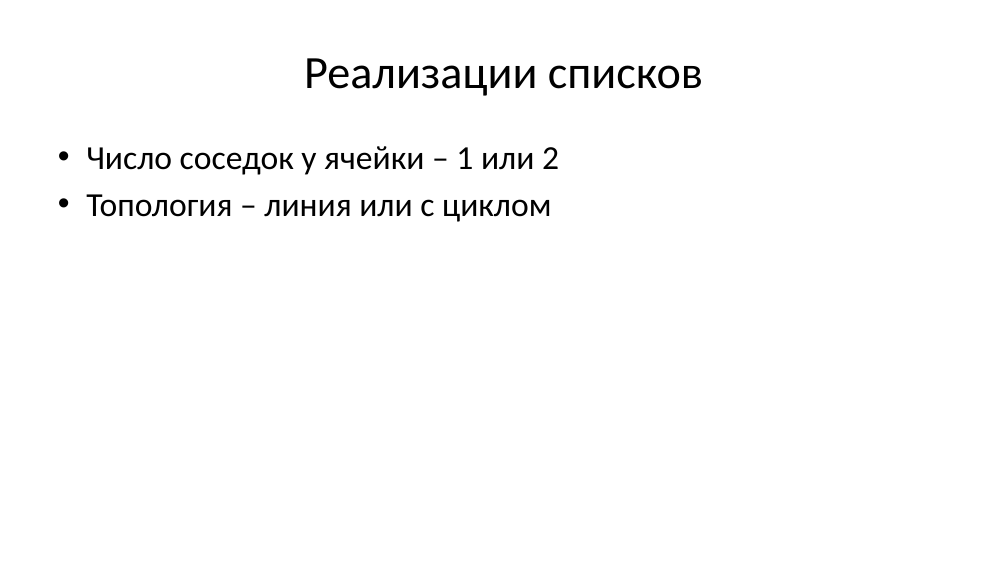
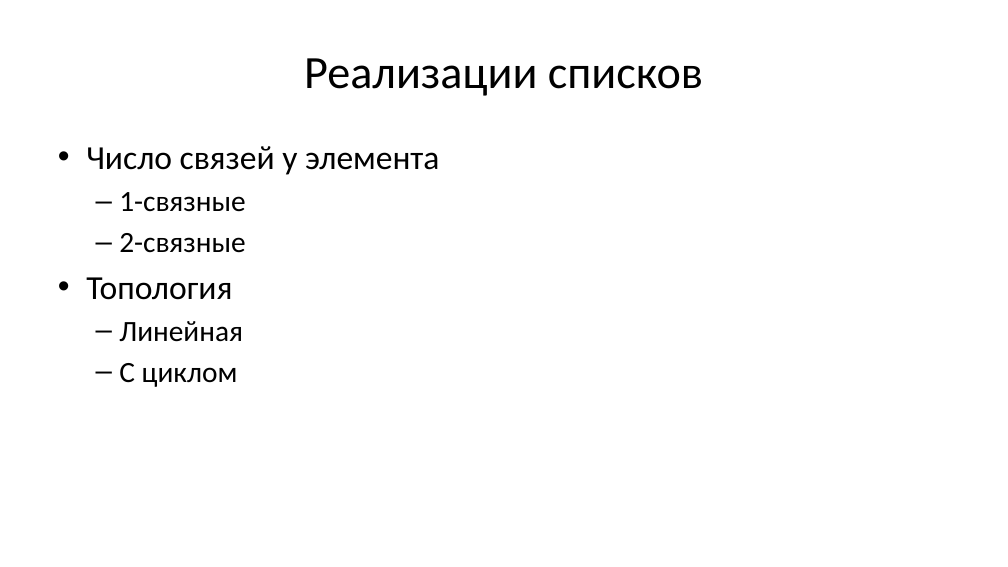
Before and after one commit to Evgueni-Petrov-aka-espetrov/Algorithms-and-Programming-in-C-pptx, a slide deck: slide 11 of 08 Списки.pptx (slide 6 before the commit). Drawn at 1008x567 pixels with LibreOffice and Linux fonts; fonts in the diff are those of the drawing. Boxes give left, top, right and bottom in pixels: in the first picture for what was removed or moved away, otherwise in the second. Text is boxed around its words. In the diff, an @@ line names an element or a change of style, - is before the commit and + after.

```diff
--- a/08 Списки.pptx
+++ b/08 Списки.pptx
@@ text at (86, 146, 439, 387): text changed; size 32 to 28 pt @@
-• Число соседок у ячейки – 1 или 2
-• Топология – линия или с циклом
+• Число связей у элемента
+  – 1-связные
+  – 2-связные
+• Топология
+  – Линейная
+  – С циклом
```
Also in this commit, not shown: 10 other slides changed, 5 slides added.
